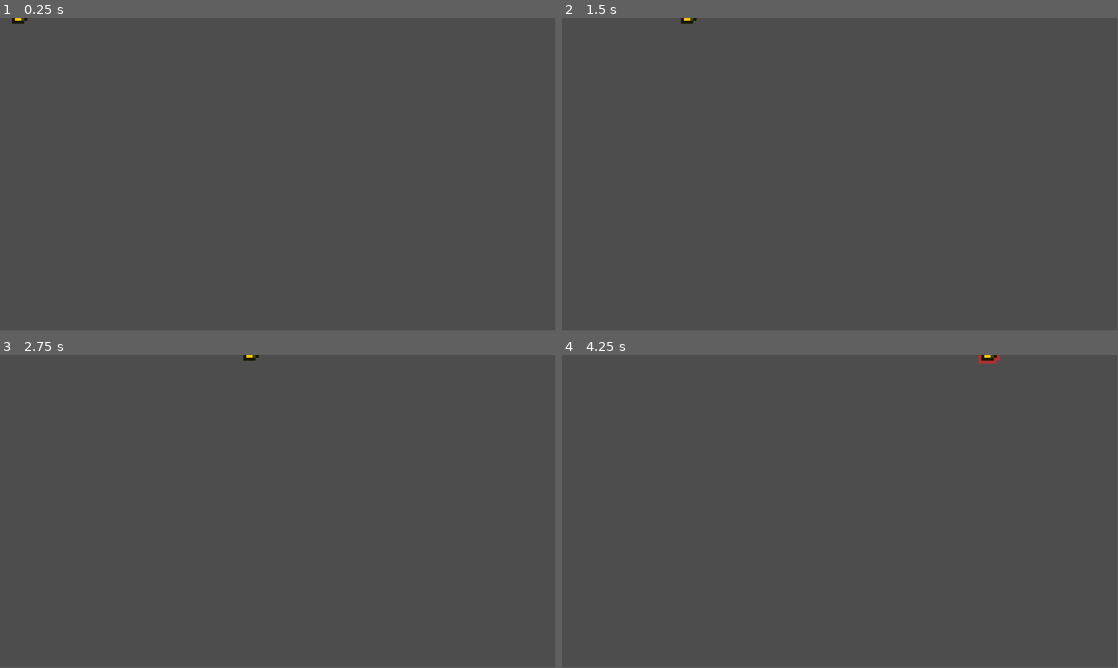
Above: before the commit, frames 1-4 (two rows, left to right).
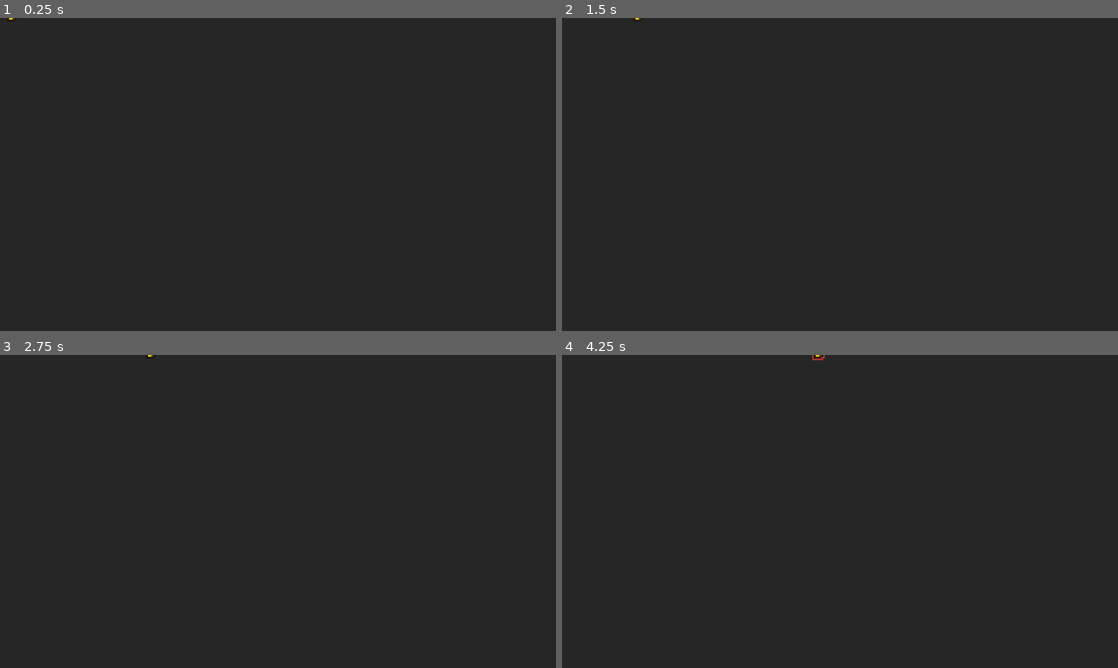
Above: after the commit, the same moments.

Repository: norrlandxyz/skott
Game: Godot game, scene res://bullet_test/bullet/bullet.tscn
Same seed, same stepped clock (60 frames per second), same inputs: the game is played once before the commit and once after it. This scene is started directly instead of the project's main scene. The engine's default icon, where the game draws it, is replaced by a stand-in: a white triangle on a blue panel in a dark square.
Inputs:
- Up to frame 1 (0.25 s): no input
- Up to frame 2 (1.5 s): hold Right (ui_right) 0.53-1.28 s; hold Space (self_destruct) 0.53-1.28 s; hold Left (ui_left) from 1.28 s (still down); tap Space (self_destruct) at 1.35 s
- Up to frame 3 (2.75 s): release Left (ui_left) at 2.03 s; hold Right (ui_right) from 2.03 s (still down); hold Tab (switch) from 2.03 s (still down); tap Space (self_destruct) at 2.3 s
- Up to frame 4 (4.25 s): release Tab (switch) at 2.78 s; tap Space (self_destruct) at 2.85 s; release Right (ui_right) at 3.53 s; hold Left (ui_left) from 3.53 s (still down); hold Space (self_destruct) from 3.53 s (still down)
The window is 799x449 before the commit and 800x450 after it. Grey fills any space a smaller window leaves; there, only what the larger window draws over its background counts as a difference.

The runs differ from the first frame. In frame 1, 100% of the frame differs, in the area x 0-100%, y 0-100%; in frame 2, 100%; in frame 3, 100%; in frame 4, 100%.
Error in both runs: Out of bounds get index '0' (on base: 'Array[Node]') (res://bullet_test/bullet.gd:36)

Commit message:
Added tilemap for world and started level 1

Diff:
--- a/bullet_test/bullet.gd
+++ b/bullet_test/bullet.gd
@@ -82,7 +82,10 @@
 func _on_initial_timer_timeout():
 	#self_destruct()
 	about_to_explode = true
-	animated_sprite_2d.play("about_to_explode")
+	if !is_controlling:
+		animated_sprite_2d.play("about_to_explode")
+	else:
+		animated_sprite_2d.play("about_to_explode_and_selected")
 	final_timer.start()
 
 func start_controlls():
@@ -105,3 +108,9 @@
 
 func _on_final_timer_timeout():
 	self_destruct()
+
+
+func _on_bullet_finder_body_entered(body):
+	if body.is_in_group("enemy_bullet"):
+		body.queue_free()
+		self_destruct()
--- a/bullet_test/bullet/bullet.tscn
+++ b/bullet_test/bullet/bullet.tscn
@@ -71,6 +71,9 @@
 "speed": 5.0
 }]
 
+[sub_resource type="RectangleShape2D" id="RectangleShape2D_0pwmx"]
+size = Vector2(36, 52)
+
 [node name="bullet" type="CharacterBody2D" groups=["bullet"]]
 scale = Vector2(2, 1.5)
 script = ExtResource("1_jf1js")
@@ -96,6 +99,13 @@
 [node name="FinalTimer" type="Timer" parent="."]
 wait_time = 2.0
 
+[node name="bulletFinder" type="Area2D" parent="."]
+
+[node name="CollisionShape2D" type="CollisionShape2D" parent="bulletFinder"]
+position = Vector2(1, 1.33333)
+shape = SubResource("RectangleShape2D_0pwmx")
+
 [connection signal="timeout" from="InitialTimer" to="." method="_on_initial_timer_timeout"]
 [connection signal="animation_finished" from="AnimatedSprite2D" to="." method="_on_animated_sprite_2d_animation_finished"]
 [connection signal="timeout" from="FinalTimer" to="." method="_on_final_timer_timeout"]
+[connection signal="body_entered" from="bulletFinder" to="." method="_on_bullet_finder_body_entered"]
--- a/bullet_test/bullet_test.tscn
+++ b/bullet_test/bullet_test.tscn
@@ -1,44 +1,16 @@
-[gd_scene load_steps=14 format=3 uid="uid://cip4rr4nl8qc4"]
+[gd_scene load_steps=8 format=3 uid="uid://cip4rr4nl8qc4"]
 
 [ext_resource type="Texture2D" uid="uid://43tek07dr3l7" path="res://icon.svg" id="1_d1am6"]
 [ext_resource type="PackedScene" uid="uid://crx8mcjle3skh" path="res://bullet_test/bullet_controller.tscn" id="1_q6md1"]
-[ext_resource type="Script" path="res://bullet_test/Joakim.gd" id="2_apdg8"]
 [ext_resource type="Script" path="res://bullet_test/ReloadBar.gd" id="3_580jf"]
 [ext_resource type="PackedScene" uid="uid://dks63h70vllvc" path="res://bullet_test/enemy/enemy_node.tscn" id="4_1vd24"]
-[ext_resource type="Texture2D" uid="uid://c5bh7he0vu5a4" path="res://texture_test/playersheet.png" id="5_mnymg"]
+[ext_resource type="PackedScene" uid="uid://dlbbyuregrt5s" path="res://player/joakim.tscn" id="4_s6sc2"]
 
 [sub_resource type="StyleBoxFlat" id="StyleBoxFlat_jscq5"]
 bg_color = Color(0, 0, 0, 1)
 
 [sub_resource type="StyleBoxFlat" id="StyleBoxFlat_qs43q"]
 bg_color = Color(0, 0.811765, 0, 1)
-
-[sub_resource type="RectangleShape2D" id="RectangleShape2D_058jo"]
-
-[sub_resource type="CircleShape2D" id="CircleShape2D_cy8p6"]
-radius = 14.6667
-
-[sub_resource type="AtlasTexture" id="AtlasTexture_nfosu"]
-atlas = ExtResource("5_mnymg")
-region = Rect2(10, 0, 10, 10)
-
-[sub_resource type="AtlasTexture" id="AtlasTexture_4pxrj"]
-atlas = ExtResource("5_mnymg")
-region = Rect2(0, 0, 10, 10)
-
-[sub_resource type="SpriteFrames" id="SpriteFrames_if4rm"]
-animations = [{
-"frames": [{
-"duration": 1.0,
-"texture": SubResource("AtlasTexture_nfosu")
-}, {
-"duration": 1.0,
-"texture": SubResource("AtlasTexture_4pxrj")
-}],
-"loop": true,
-"name": &"default",
-"speed": 5.0
-}]
 
 [node name="bullet test" type="Node2D"]
 
@@ -63,42 +35,7 @@
 show_percentage = false
 script = ExtResource("3_580jf")
 
-[node name="Joakim" type="CharacterBody2D" parent="." groups=["player"]]
-position = Vector2(548, 298)
-scale = Vector2(3, 3)
-script = ExtResource("2_apdg8")
-
-[node name="CollisionShape2D" type="CollisionShape2D" parent="Joakim"]
-shape = SubResource("RectangleShape2D_058jo")
-
-[node name="Sprite2D" type="Sprite2D" parent="Joakim"]
-visible = false
-position = Vector2(-0.0625004, -0.0624999)
-scale = Vector2(0.157227, 0.157227)
-texture = ExtResource("1_d1am6")
-
-[node name="startSearchForBulletsTimer" type="Timer" parent="Joakim"]
-
-[node name="Timer" type="Timer" parent="Joakim"]
-wait_time = 3.1
-
-[node name="GunPos" type="Node2D" parent="Joakim"]
-position = Vector2(20.3333, -0.666664)
-rotation = -1.5708
-
-[node name="Icon" type="Sprite2D" parent="Joakim/GunPos"]
-position = Vector2(-0.27832, -6.61646)
-scale = Vector2(0.0183112, 0.0578139)
-texture = ExtResource("1_d1am6")
-
-[node name="HitBox" type="Area2D" parent="Joakim"]
-
-[node name="CollisionShape2D" type="CollisionShape2D" parent="Joakim/HitBox"]
-shape = SubResource("CircleShape2D_cy8p6")
-
-[node name="AnimatedSprite2D" type="AnimatedSprite2D" parent="Joakim"]
-scale = Vector2(2.5, 2.5)
-sprite_frames = SubResource("SpriteFrames_if4rm")
+[node name="Joakim" parent="." instance=ExtResource("4_s6sc2")]
 
 [node name="EnemyNode" parent="." instance=ExtResource("4_1vd24")]
 
@@ -107,7 +44,3 @@
 
 [node name="EnemyNode3" parent="." instance=ExtResource("4_1vd24")]
 position = Vector2(615, 2)
-
-[connection signal="timeout" from="Joakim/startSearchForBulletsTimer" to="Joakim" method="_on_start_search_for_bullets_timer_timeout"]
-[connection signal="timeout" from="Joakim/Timer" to="Joakim" method="_on_timer_timeout"]
-[connection signal="body_entered" from="Joakim/HitBox" to="Joakim" method="_on_hit_box_body_entered"]
--- a/menu/index.tscn
+++ b/menu/index.tscn
@@ -1,6 +1,22 @@
-[gd_scene load_steps=2 format=3 uid="uid://dff76ywti7wdn"]
+[gd_scene load_steps=5 format=3 uid="uid://dff76ywti7wdn"]
 
 [ext_resource type="Script" path="res://menu/menu.gd" id="1_hrfwn"]
+[ext_resource type="Texture2D" uid="uid://bfgdr5drtcnxx" path="res://texture_test/bullet_small_sheet..png" id="2_dx3q2"]
+
+[sub_resource type="AtlasTexture" id="AtlasTexture_qooxc"]
+atlas = ExtResource("2_dx3q2")
+region = Rect2(0, 0, 7, 6)
+
+[sub_resource type="SpriteFrames" id="SpriteFrames_bkmhn"]
+animations = [{
+"frames": [{
+"duration": 1.0,
+"texture": SubResource("AtlasTexture_qooxc")
+}],
+"loop": true,
+"name": &"default",
+"speed": 5.0
+}]
 
 [node name="menu" type="Control"]
 layout_mode = 3
@@ -25,12 +41,21 @@
 grow_horizontal = 2
 grow_vertical = 2
 
-[node name="RichTextLabel" type="RichTextLabel" parent="VBoxContainer"]
+[node name="HBoxContainer" type="HBoxContainer" parent="VBoxContainer"]
+layout_mode = 2
+
+[node name="RichTextLabel" type="RichTextLabel" parent="VBoxContainer/HBoxContainer"]
+custom_minimum_size = Vector2(200, 0)
 layout_mode = 2
 theme_override_font_sizes/normal_font_size = 50
 bbcode_enabled = true
-text = "[center]Skott[/center]"
+text = "     Skott"
 fit_content = true
+
+[node name="AnimatedSprite2D" type="AnimatedSprite2D" parent="VBoxContainer/HBoxContainer"]
+position = Vector2(33, 35.5)
+scale = Vector2(10, 10)
+sprite_frames = SubResource("SpriteFrames_bkmhn")
 
 [node name="Start" type="Button" parent="VBoxContainer"]
 layout_mode = 2
--- a/menu/level_select.gd
+++ b/menu/level_select.gd
@@ -12,3 +12,7 @@
 
 func _on_button_pressed():
 	get_tree().change_scene_to_file("res://menu/index.tscn")
+
+
+func _on_level_1_pressed():
+	get_tree().change_scene_to_file("res://level1/level1.tscn")
--- a/menu/level_select.tscn
+++ b/menu/level_select.tscn
@@ -61,4 +61,5 @@
 theme_override_font_sizes/font_size = 38
 text = "Back"
 
+[connection signal="pressed" from="VBoxContainer/HBoxContainer/Level 1" to="." method="_on_level_1_pressed"]
 [connection signal="pressed" from="VBoxContainer/Button" to="." method="_on_button_pressed"]
--- a/menu/menu.gd
+++ b/menu/menu.gd
@@ -1,9 +1,10 @@
 extends Control
 
+@onready var timer = $Timer
 
 # Called when the node enters the scene tree for the first time.
 func _ready():
-	pass # Replace with function body.
+	pass
 
 
 # Called every frame. 'delta' is the elapsed time since the previous frame.
--- a/project.godot
+++ b/project.godot
@@ -14,6 +14,12 @@
 run/main_scene="res://menu/index.tscn"
 config/features=PackedStringArray("4.0", "Forward Plus")
 config/icon="res://icon.svg"
+
+[display]
+
+window/size/viewport_width=1920
+window/size/viewport_height=1080
+window/stretch/mode="viewport"
 
 [input]
 
@@ -32,3 +38,4 @@
 
 textures/canvas_textures/default_texture_filter=0
 renderer/rendering_method="gl_compatibility"
+environment/defaults/default_clear_color=Color(0.14902, 0.14902, 0.14902, 1)
Not shown: 1 places in bullet_test/bullet/bullet.tscn that only renumber resources
